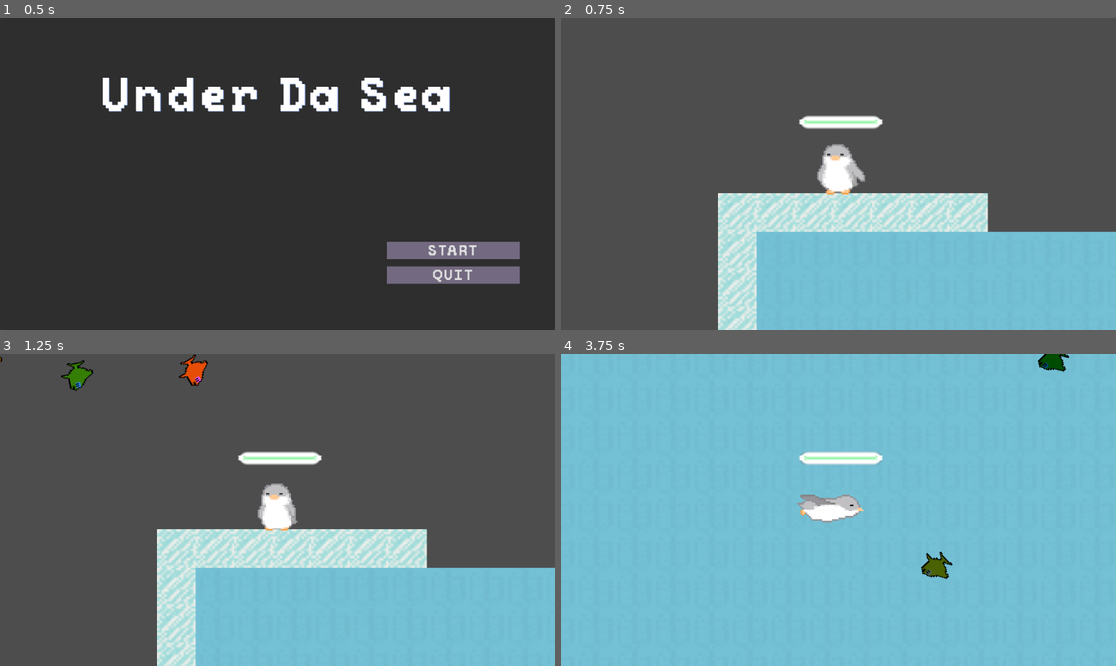
Above: before the commit, frames 1-4 (two rows, left to right).
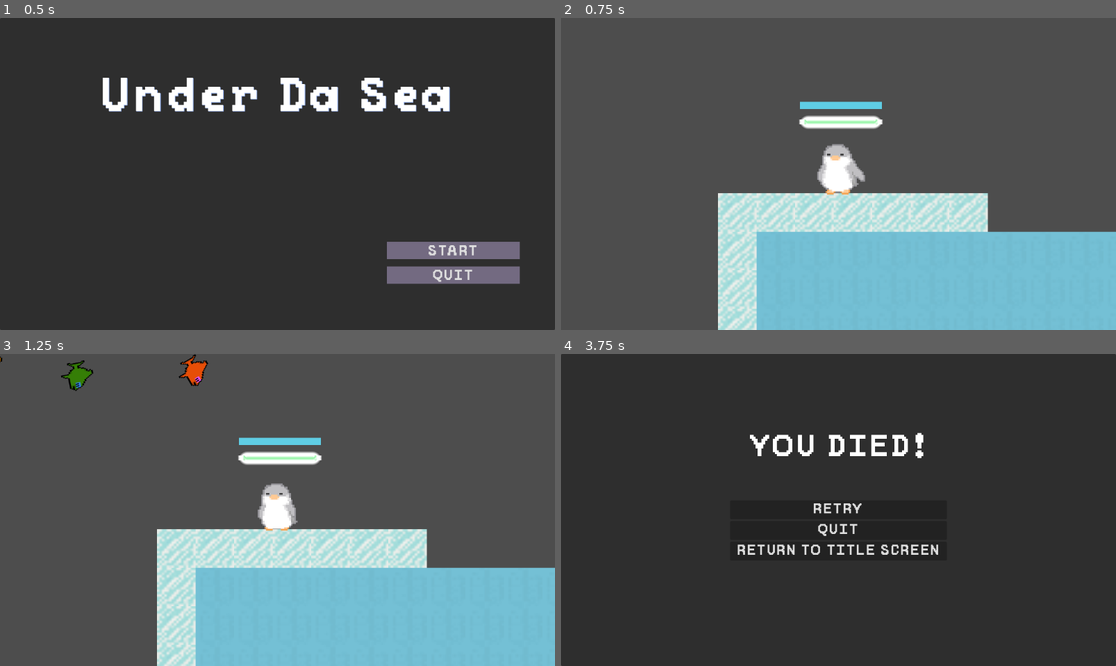
Above: after the commit, the same moments.

Repository: Jesuscanwalk/Under-da-sea
Game: Godot game, scene res://menus/main menu.tscn
The game is run twice, just before and just after one commit, with the same random seed, the same clock (stepped at 60 frames per second) and the same inputs. The project has no main scene, so this scene is started directly.
Inputs:
- Up to frame 1 (0.5 s): no input
- Up to frame 2 (0.75 s): click "START" at 0.5 s
- Up to frame 3 (1.25 s): no input
- Up to frame 4 (3.75 s): hold D (right) 1.28-2.78 s; tap Space (jump) at 1.52, 2.27 s; hold A (left) 2.78-3.53 s; hold D (right) from 3.53 s (still down)

Frame 1 is identical in both runs. In frame 2, 0.4% of the frame differs, in the area x 43-58%, y 26-30%; in frame 3, 0.4%; in frame 4, 100%, in the area x 0-100%, y 0-100%.

Commit message:
stamina but it drains really fast

Diff:
--- /dev/null
+++ b/under-da-sea/player/control.gd
@@ -0,0 +1,26 @@
+extends Control
+
+@onready var stamina = $Control/StaminaBar
+var can_regen = false
+var time_to_wait = 1.5
+var s_timer = 0
+var can_start_stimer = true
+
+func _ready() -> void:
+	stamina.value = stamina.max_value
+
+func _process(delta: float) -> void:
+	if can_regen == false && stamina.value != 100 or stamina.value == 0:
+		can_start_stimer = true
+		if can_start_stimer:
+			s_timer += delta
+			if s_timer >= time_to_wait:
+				can_regen = true
+				can_start_stimer = false
+				s_timer = false
+	if stamina.value == 100:
+		can_regen = false
+	if can_regen == true:
+		stamina.value += 0.5
+		can_start_stimer = false
+		s_timer = 0
--- a/under-da-sea/player/player.gd
+++ b/under-da-sea/player/player.gd
@@ -10,7 +10,11 @@
 @export var SWIM_GRAVITY : float = 0.25
 @export var SWIM_VELOCITY : float = 80
 @export var SWIM_JUMP : float = -200
-
+@onready var stamina = $Control/StaminaBar
+var can_regen = false
+var time_to_wait = 1.5
+var s_timer = 0
+var can_start_stimer = true
 var health := max_health: set = set_health
 var gravity = ProjectSettings.get_setting("physics/2d/default_gravity")
 var is_in_water : bool = false
@@ -18,6 +22,7 @@
 func _ready() -> void:
 	health_bar.max_value = max_health
 	health_bar.value = health
+	stamina.value = stamina.max_value
 
 func _physics_process(delta):
 	if not is_on_floor():
@@ -47,7 +52,28 @@
 	else:
 		velocity.x = move_toward(velocity.x, 0, SPEED)
 	move_and_slide()
-
+	if can_regen == false && stamina.value != 100 or stamina.value == 0:
+		can_start_stimer = true
+		if can_start_stimer:
+			s_timer += delta
+			if s_timer >= time_to_wait:
+				can_regen = true
+				can_start_stimer = false
+				s_timer = false
+	if stamina.value == 100:
+		can_regen = false
+	if can_regen == true:
+		stamina.value += 0.5
+		can_start_stimer = false
+		s_timer = 0
+	if is_in_water:
+		stamina.value -= 1
+		can_regen = false
+		s_timer = 0
+	if stamina.value == 0:
+		die()
+	if is_on_floor():
+		can_regen = true
 func set_health(new_health: int) -> void:
 	var previous_health := health
 	health = clampi(new_health, 0, max_health)
--- a/under-da-sea/player/player.tscn
+++ b/under-da-sea/player/player.tscn
@@ -1,8 +1,10 @@
-[gd_scene load_steps=20 format=3 uid="uid://cx3yaof1y7gcr"]
+[gd_scene load_steps=22 format=3 uid="uid://cx3yaof1y7gcr"]
 
 [ext_resource type="Script" path="res://player/player.gd" id="1_qf20f"]
 [ext_resource type="Texture2D" uid="uid://3u4vxkk1jq2c" path="res://player/sprite2-Sheet.png" id="2_wsiwp"]
 [ext_resource type="PackedScene" uid="uid://chey3nfyptsk6" path="res://water/water_detection.tscn" id="3_101xf"]
+[ext_resource type="Texture2D" uid="uid://c7cpgy60d1wpd" path="res://map/white.png" id="4_ku0ea"]
+[ext_resource type="Texture2D" uid="uid://c42vls4bb5v10" path="res://map/water.png" id="5_b2u4a"]
 
 [sub_resource type="AtlasTexture" id="AtlasTexture_ab4fl"]
 atlas = ExtResource("2_wsiwp")
@@ -166,6 +168,16 @@
 value = 3.0
 show_percentage = false
 
+[node name="StaminaBar" type="TextureProgressBar" parent="Control"]
+layout_mode = 0
+offset_left = -16.0
+offset_top = -27.0
+offset_right = 18.0
+offset_bottom = -24.0
+nine_patch_stretch = true
+texture_under = ExtResource("4_ku0ea")
+texture_progress = ExtResource("5_b2u4a")
+
 [node name="WaterDetection" parent="." instance=ExtResource("3_101xf")]
 position = Vector2(-1, -2)
 
